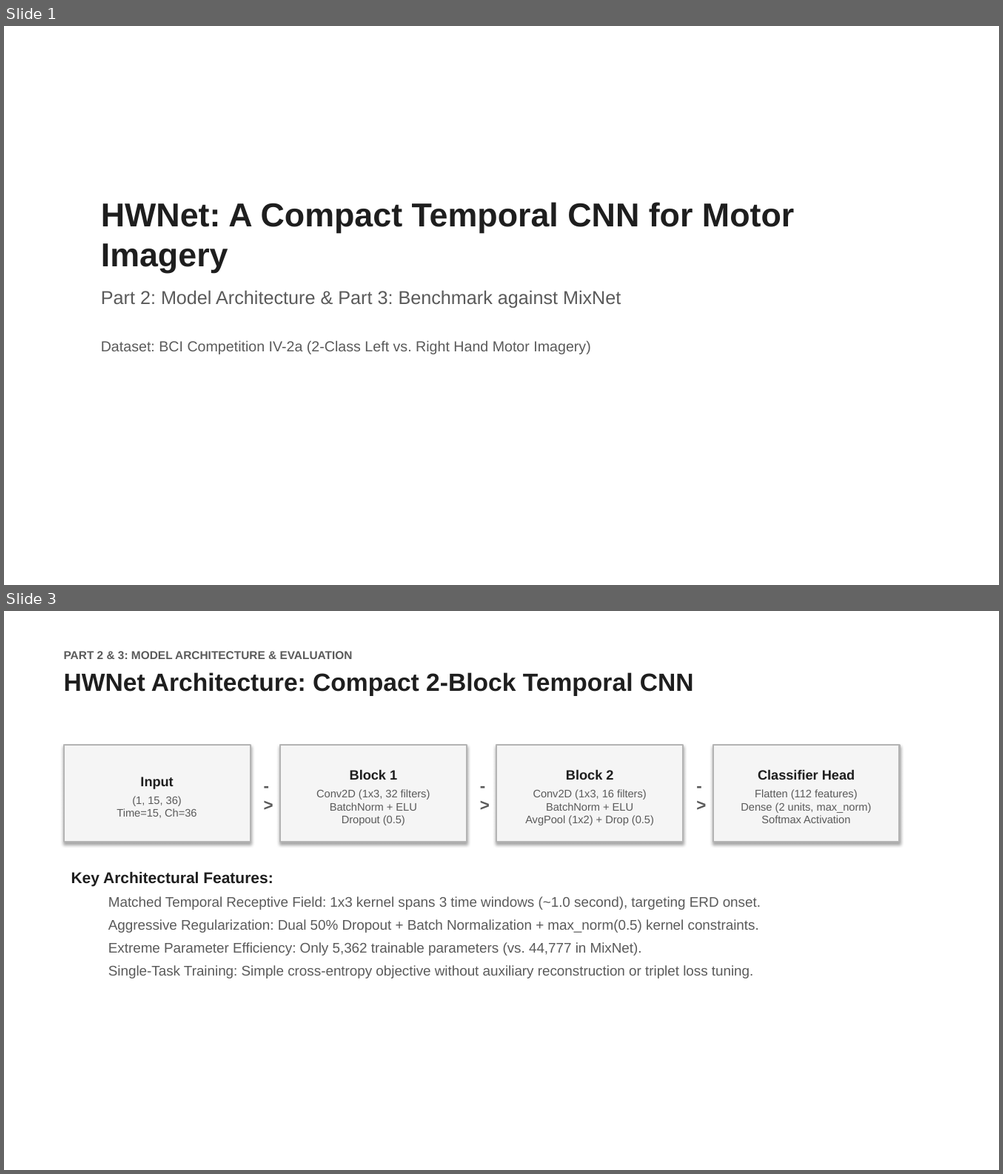
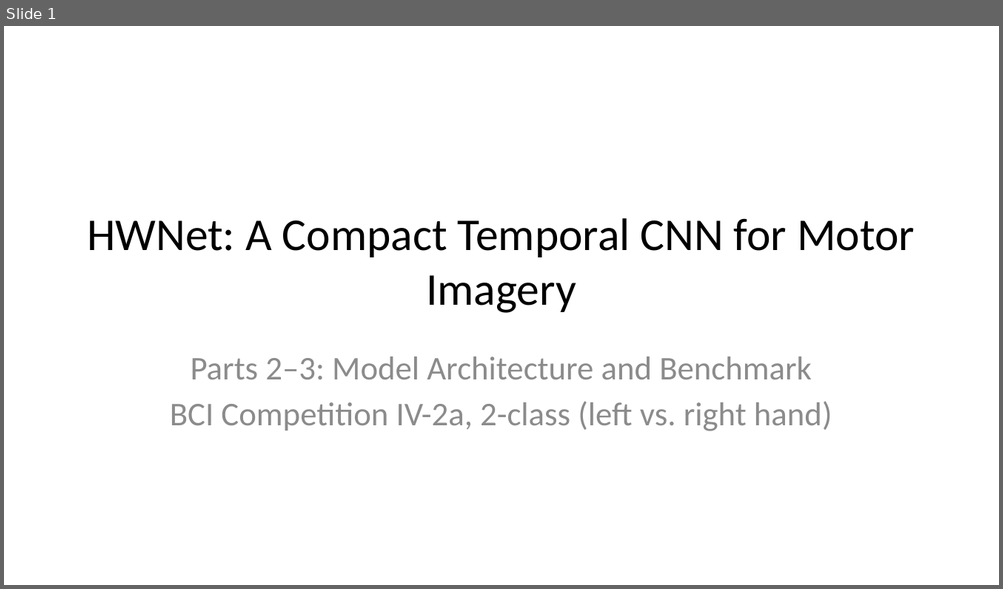
Before and after one commit to pratch/frontier-hw-bci, a slide deck: docs/HWNet_Presentation.pptx. Shown one above the other, each under a label of ours: slides 1 and 3 before the commit, slide 1 after it; the slides between them are not shown. The pictures are 1003x1174 and 1003x589 pixels, drawn with LibreOffice and Linux fonts; fonts in the diff are those of the drawing. Boxes give left, top, right and bottom in pixels: in the first picture for what was removed or moved away, otherwise in the second. Text is boxed around its words. In the diff, an @@ line names an element or a change of style, - is before the commit and + after.

```diff
--- a/docs/HWNet_Presentation.pptx
+++ b/docs/HWNet_Presentation.pptx
@@ slide 3 removed at (x1=4, y1=611, x2=999, y2=1170), background #FFFFFF @@
@@ text removed at (x1=64, y1=651, x2=694, y2=696) @@
-PART 2 & 3: MODEL ARCHITECTURE & EVALUATION
-HWNet Architecture: Compact 2-Block Temporal CNN
@@ rectangle removed at (x1=64, y1=745, x2=250, y2=843) @@
-Input
-(1, 15, 36)
-Time=15, Ch=36
@@ rectangle removed at (x1=280, y1=745, x2=466, y2=843) @@
-Block 1
-Conv2D (1x3, 32 filters)
-BatchNorm + ELU
-Dropout (0.5)
@@ rectangle removed at (x1=496, y1=745, x2=683, y2=843) @@
-Block 2
-Conv2D (1x3, 16 filters)
-BatchNorm + ELU
-AvgPool (1x2) + Drop (0.5)
@@ rectangle removed at (x1=713, y1=745, x2=899, y2=843) @@
-Classifier Head
-Flatten (112 features)
-Dense (2 units, max_norm)
-Softmax Activation
@@ text removed at (x1=256, y1=772, x2=275, y2=809) @@
-->
@@ text removed at (x1=472, y1=772, x2=491, y2=809) @@
-->
@@ text removed at (x1=689, y1=772, x2=708, y2=809) @@
-->
@@ text removed at (x1=71, y1=871, x2=760, y2=979) @@
-Key Architectural Features:
-  Matched Temporal Receptive Field: 1x3 kernel spans 3 time windows (~1.0 second), targeting ERD onset.
-  Aggressive Regularization: Dual 50% Dropout + Batch Normalization + max_norm(0.5) kernel constraints.
-  Extreme Parameter Efficiency: Only 5,362 trainable parameters (vs. 44,777 in MixNet).
-  Single-Task Training: Simple cross-entropy objective without auxiliary reconstruction or triplet loss tuning.
@@ slide 1 changed as well @@
@@ title "HWNet: A Compact Temporal CNN ..." moved from (x1=101, y1=202, x2=794, y2=355) to (x1=87, y1=218, x2=914, y2=313) @@
@@ title "HWNet: A Compact Temporal CNN ..." at (x1=87, y1=218, x2=914, y2=313): size 32 to 44 pt, font Arial to Calibri, text colour #1E1E1E to #000000, bold off; alignment left to centre; vertical alignment top to middle @@
@@ title at (x1=101, y1=290, x2=620, y2=355): paragraphs removed @@
-Part 2: Model Architecture & Part 3: Benchmark against MixNet
-Dataset: BCI Competition IV-2a (2-Class Left vs. Right Hand Motor Imagery)
@@ subtitle added at (x1=170, y1=357, x2=832, y2=432), 32 pt, text #8C8C8C @@
+Parts 2–3: Model Architecture and Benchmark
+BCI Competition IV-2a, 2-class (left vs. right hand)
```
Also in this commit, not shown: 3 other slides changed, 3 slides added, 2 other slides removed, 4 other files.
